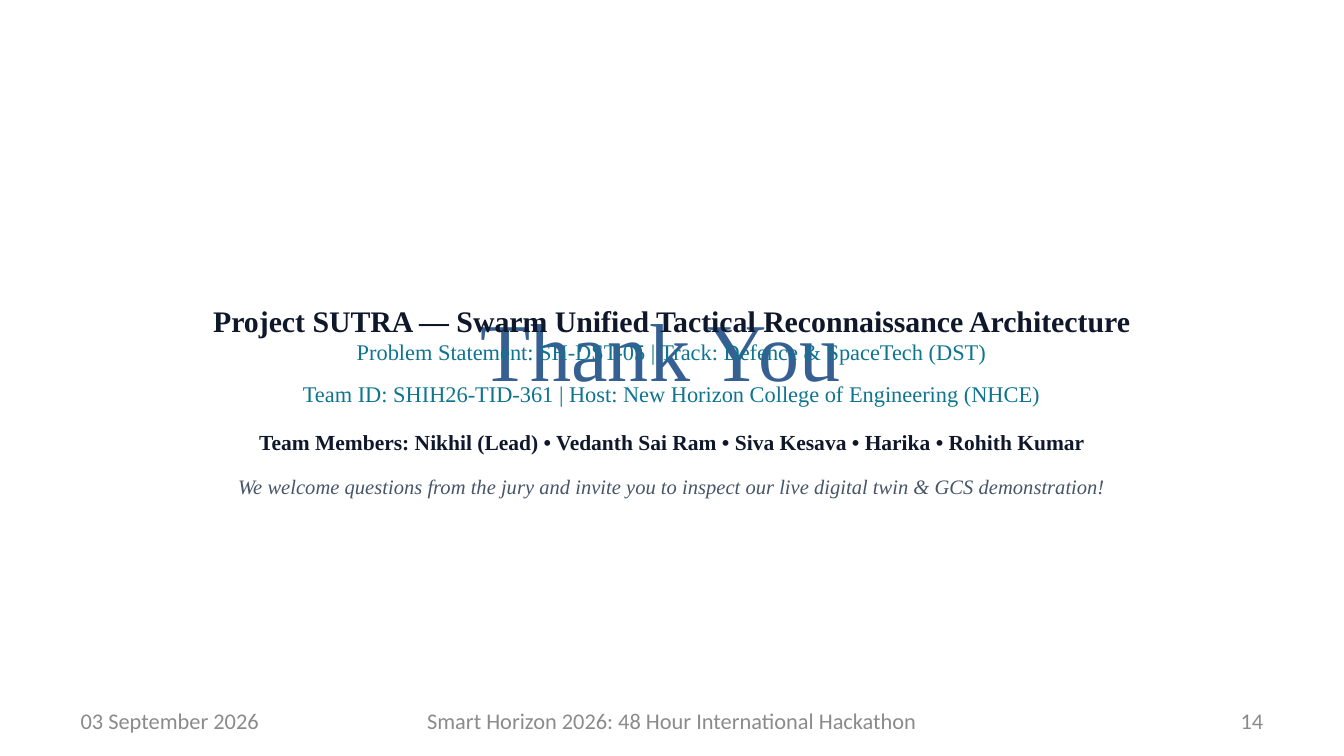
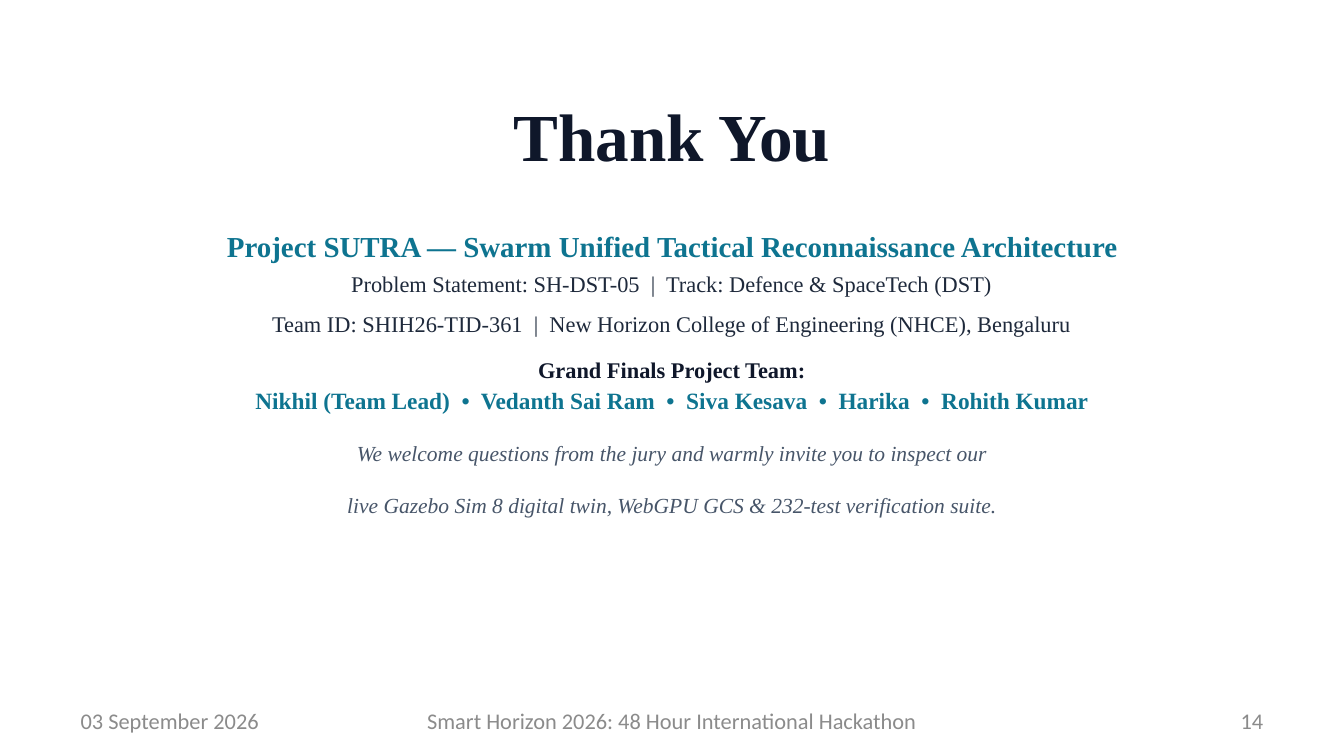
Before and after one commit to nikhil49023/SUTRA, a slide deck: slide 14 of Smart-Horizon-2026-48Hour-Intrnl Hackathon Grand Finale Template (1).pptx. Drawn at 1344x756 pixels with LibreOffice and Linux fonts; fonts in the diff are those of the drawing; background and template pictures are left out. Boxes give left, top, right and bottom in pixels: in the first picture for what was removed or moved away, otherwise in the second. Text is boxed around its words. In the diff, an @@ line names an element or a change of style, - is before the commit and + after.

Commit message:
fix(presentation): adjust slide 14 layout placing Thank You at top with details positioned below

```diff
--- a/Smart-Horizon-2026-48Hour-Intrnl Hackathon Grand Finale Template (1).pptx
+++ b/Smart-Horizon-2026-48Hour-Intrnl Hackathon Grand Finale Template (1).pptx
@@ title "Thank You": place and size @@
-title "Thank You" at [480,317,841,396]
+title "Thank You" at [514,114,830,162]
@@ title "Thank You" at [514,114,830,162]: size 44 to 36 pt, text colour #376092 to #0F172A, bold on @@
@@ text "Project SUTRA — Swarm Unified ...": place and size @@
-text "Project SUTRA — Swarm Unified ..." at [213,311,1130,499]
+text "Project SUTRA — Swarm Unified ..." at [227,236,1117,518]
@@ text at [227,236,1117,262]: size 16 to 15.5 pt, text colour #0F172A to #0E7490 in "Project SUTRA — Swarm Unified Tactical Reconnaissance ..."; more space between paragraphs @@
@@ text at [255,276,1088,518]: text changed; text colour #0E7490 to #1E293B @@
-Problem Statement: SH-DST-05 | Track: Defence & SpaceTech (DST)
-Team ID: SHIH26-TID-361 | Host: New Horizon College of Engineering (NHCE)
-Team Members: Nikhil (Lead) • Vedanth Sai Ram • Siva Kesava • Harika • Rohith Kumar
-We welcome questions from the jury and invite you to inspect our live digital twin & GCS demonstration!
+Problem Statement: SH-DST-05 | Track: Defence & SpaceTech (DST)
+Team ID: SHIH26-TID-361 | New Horizon College of Engineering (NHCE), Bengaluru
+Grand Finals Project Team:
+Nikhil (Team Lead) • Vedanth Sai Ram • Siva Kesava • Harika • Rohith Kumar
+We welcome questions from the jury and warmly invite you to inspect our
+live Gazebo Sim 8 digital twin, WebGPU GCS & 232-test verification suite.
```
Also in this commit, not shown: 2 other files.
